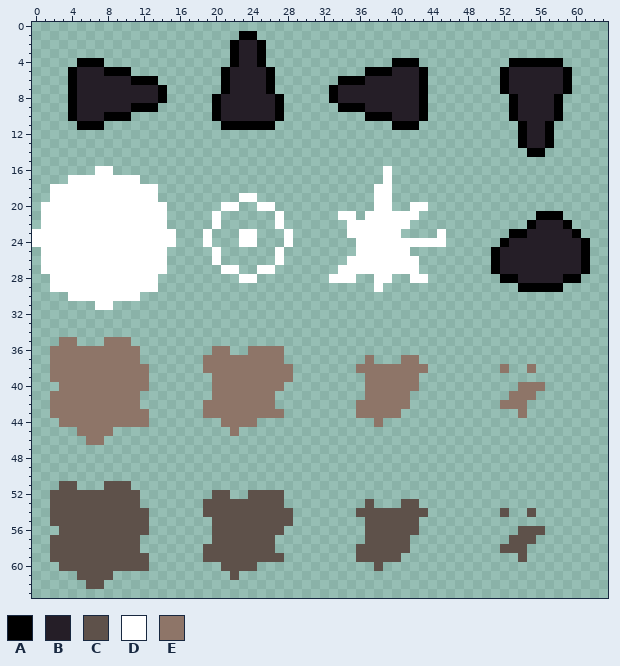
Pixel-art sprite -- mirvattack.gif. Above: the version before the commit.
The file is 64x64 pixels.
Palette (. is transparent): A #000000  B #251e27  C #5e514a  D #ffffff  E #8e7568
Pixels before (only the part around the change), first column x 1:
 0 ...............................................................
 1 ......................AA.......................................
 2 .....................ABBA......................................
 3 .....................ABBA......................................
 4 ....AAA..............ABBA..............AAA..........AAAAAA.....
 5 ...ABBBAAA..........ABBBBA..........AAABBBA........ABBBBBBA....
 6 ...ABBBBBBAAA.......ABBBBA.......AAABBBBBBA........ABBBBBBA....
 7 ...ABBBBBBBBBA......ABBBBA......ABBBBBBBBBA........ABBBBBBA....
 8 ...ABBBBBBBBBA.....ABBBBBBA.....ABBBBBBBBBA.........ABBBBA.....
 9 ...ABBBBBBAAA......ABBBBBBA......AAABBBBBBA.........ABBBBA.....
10 ...ABBBAAA.........ABBBBBBA.........AAABBBA.........ABBBBA.....
11 ....AAA.............AAAAAA.............AAA...........ABBA......
12 .....................................................ABBA......
13 .....................................................ABBA......
14 ......................................................AA.......
15 ...............................................................
16 ......DD..............................D........................
17 ...DDDDDDDD...........................D........................
18 .DDDDDDDDDDDD........................DD........................
19 .DDDDDDDDDDDD.........DD.............DD........................
20 DDDDDDDDDDDDDD......DD..DD...........DD..DD....................
Once edited:
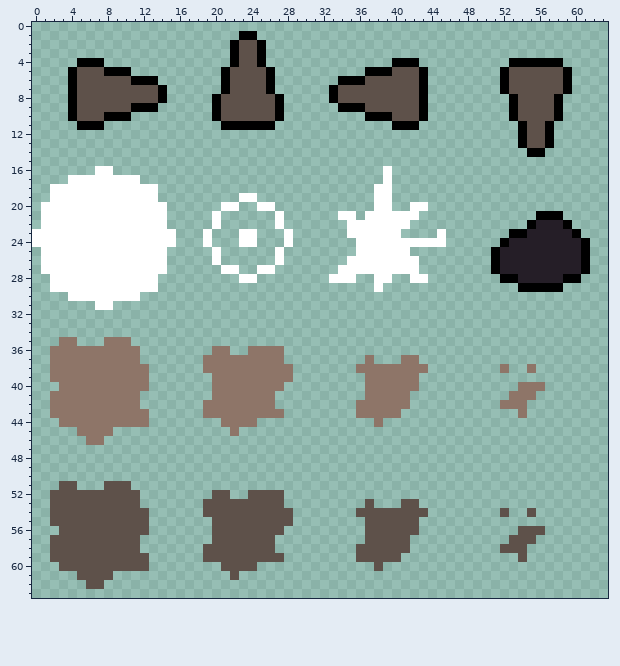
Edits made:
y 2..4: x 23..24 BB -> CC
y 5: x 5..7 BBB -> CCC; x 22..25 BBBB -> CCCC; x 40..42 BBB -> CCC; x 53..58 BBBBBB -> CCCCCC
y 6: x 5..10 BBBBBB -> CCCCCC; x 22..25 BBBB -> CCCC; x 37..42 BBBBBB -> CCCCCC; x 53..58 BBBBBB -> CCCCCC
y 7: x 5..13 BBBBBBBBB -> CCCCCCCCC; x 22..25 BBBB -> CCCC; x 34..42 BBBBBBBBB -> CCCCCCCCC; x 53..58 BBBBBB -> CCCCCC
y 8: x 5..13 BBBBBBBBB -> CCCCCCCCC; x 21..26 BBBBBB -> CCCCCC; x 34..42 BBBBBBBBB -> CCCCCCCCC; x 54..57 BBBB -> CCCC
y 9: x 5..10 BBBBBB -> CCCCCC; x 21..26 BBBBBB -> CCCCCC; x 37..42 BBBBBB -> CCCCCC; x 54..57 BBBB -> CCCC
y 10: x 5..7 BBB -> CCC; x 21..26 BBBBBB -> CCCCCC; x 40..42 BBB -> CCC; x 54..57 BBBB -> CCCC
y 11..13: x 55..56 BB -> CC
Boxes around the changes in both pictures, in picture pixels (x1, y1, x2, y2):
changed: (221, 40, 275, 121)
changed: (77, 67, 158, 121)
changed: (338, 67, 419, 121)
changed: (509, 67, 563, 148)
